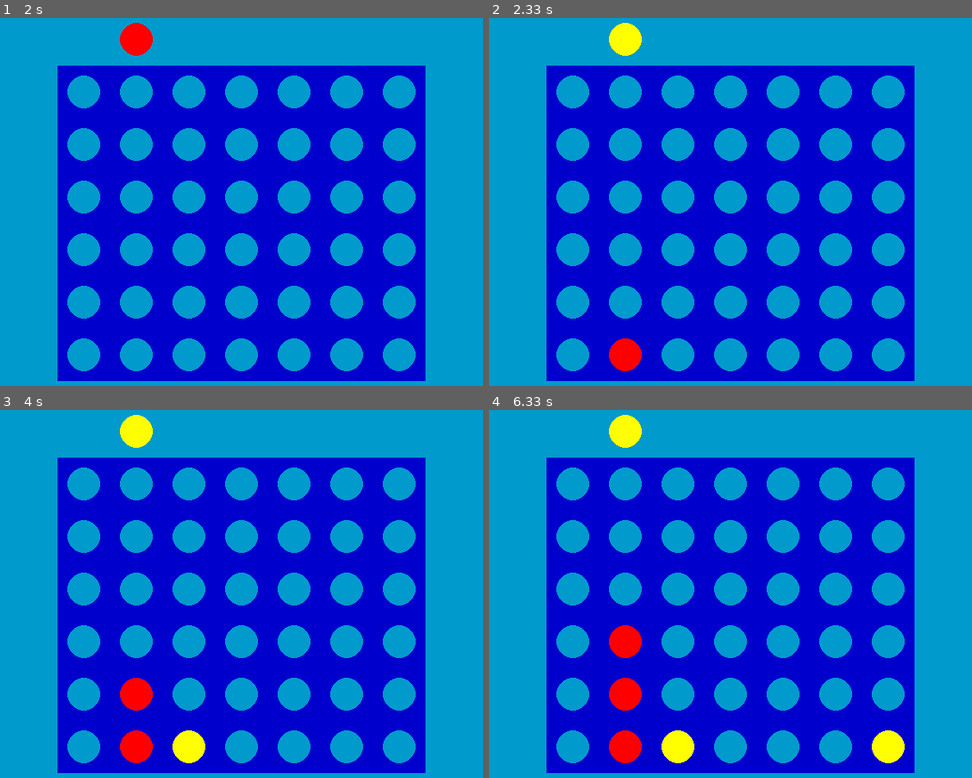
Above: before the commit, frames 1-4 (two rows, left to right).
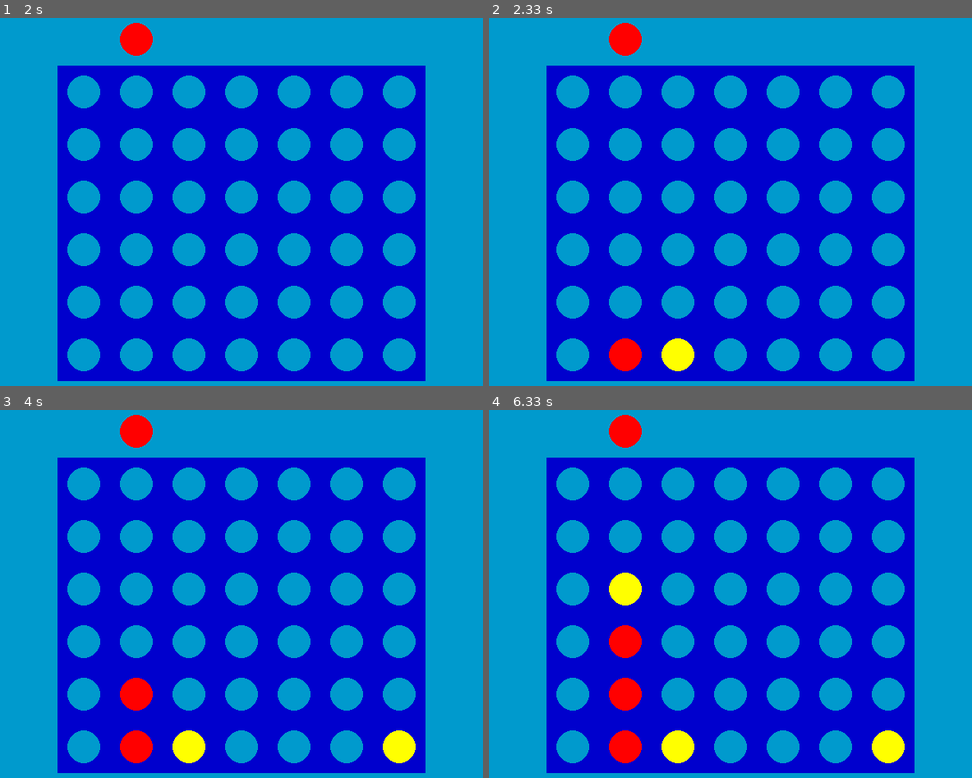
Above: after the commit, the same moments.

Repository: buck272/connect-four-pygame
Game: pygame game, started from main.py
The game is run twice, just before and just after one commit, with the same random seed, the same clock (stepped at 60 frames per second) and the same inputs.
Inputs (mouse positions are in pixels of both pictures, inside the frame that each line leads up to):
- Up to frame 1 (2 s): click (111, 275) at 0.38 s; hold Right 0.67-1.13 s; move the mouse to (222, 216) at 0.7 s; hold Right 1.17-1.63 s; hold Left from 1.67 s (still down)
- Up to frame 2 (2.33 s): release Left at 2.2 s; hold Down from 2.23 s (still down)
- Up to frame 3 (4 s): release Down at 2.53 s; hold Left 2.57-2.97 s; hold Right 3-3.63 s; hold Down from 3.67 s (still down)
- Up to frame 4 (6.33 s): release Down at 4.03 s; hold Left 4.07-4.53 s; hold Right 4.57-5.03 s; hold Right 5.07-5.53 s; hold Left 5.57-6.1 s; hold Down from 6.13 s (still down)

Frame 1 is identical in both runs. In frame 2, 0.9% of the frame differs, in the area x 24-43%, y 1-96%; in frame 3, 0.9%; in frame 4, 0.9%.

Commit message:
Solved bug for set_mode vs computer, computer wasn't able to choose other column when the column was already full

Diff:
--- a/game.py
+++ b/game.py
@@ -219,18 +219,18 @@
                                 i += 1
                             if event.key == pygame.K_DOWN:
                                 column = i
-                                if not self.column_is_full(column) and player == 1:
+                                if not self.column_is_full(column) :
                                     GAME_BOARD[column].append(player)
                                     player *= -1
                                 else:
                                     player = player
-                    elif player == -1:
-                        if not self.column_is_full(column) and player == -1:
-                            column = random.randint(0, 6)
-                            GAME_BOARD[column].append(player)
-                            player *= -1
-                        else:
-                            player = player
+                if player == -1:
+                    column = random.randint(0, 6)
+                    if not self.column_is_full(column):
+                        GAME_BOARD[column].append(player)
+                        player *= -1
+                    else:
+                        player = player
 
                 pygame.display.update()
                 self.clock.tick(FRAMERATE)
